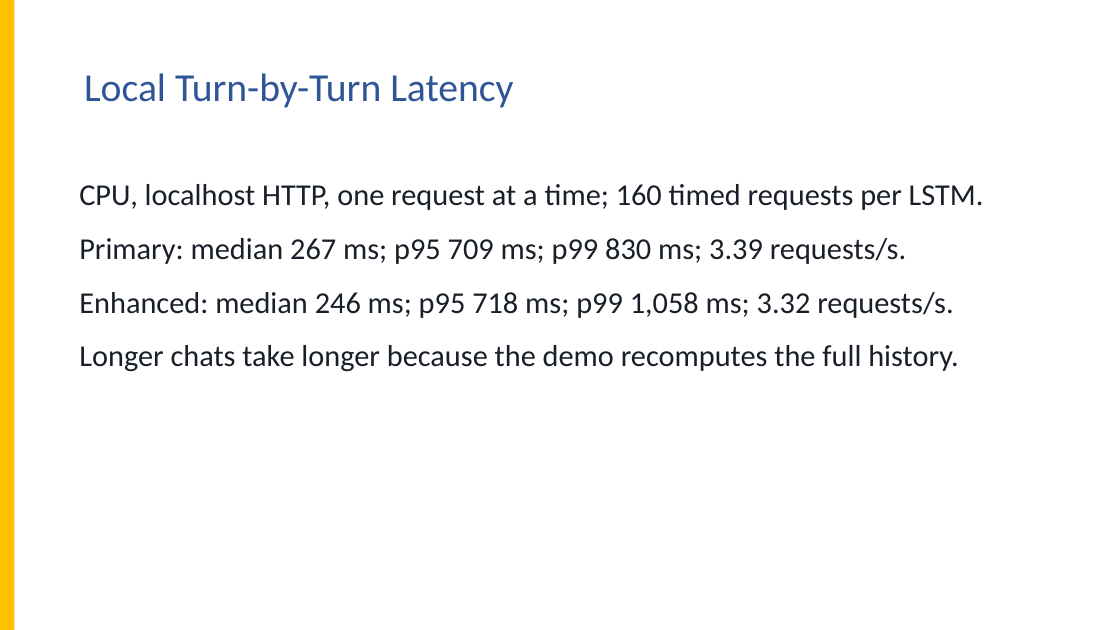
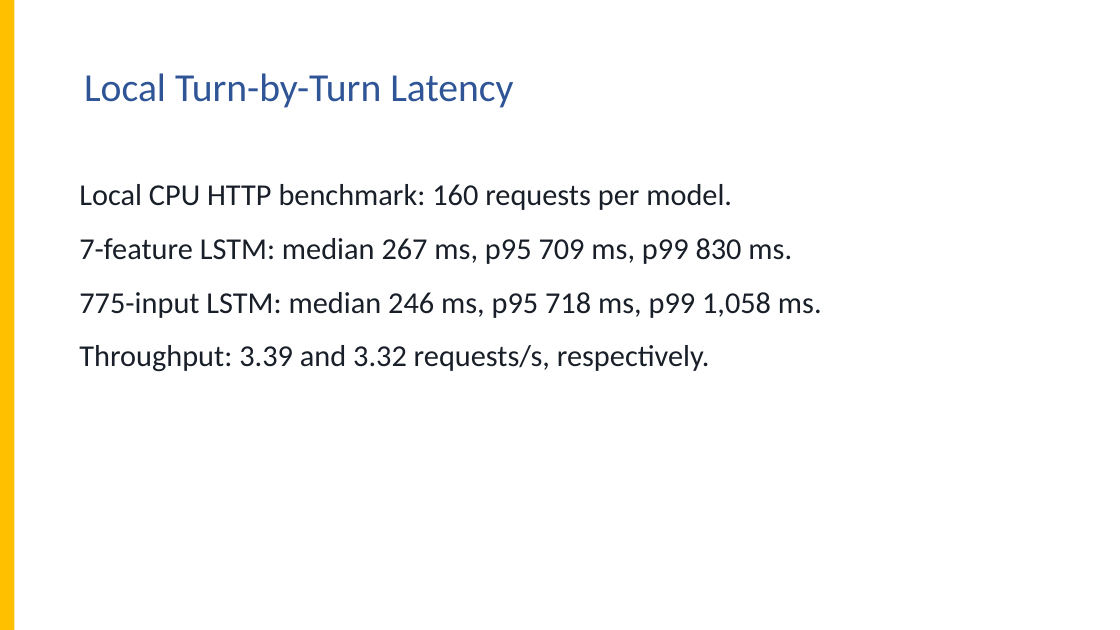
Before and after one commit to apcjomaala1/THESIS, a slide deck: slide 32 of WASD - Thesis 2 - F2 and latency revised.pptx. Drawn at 1120x630 pixels with LibreOffice and Linux fonts; fonts in the diff are those of the drawing; background and template pictures are left out. Boxes give left, top, right and bottom in pixels: in the first picture for what was removed or moved away, otherwise in the second. Text is boxed around its words. In the diff, an @@ line names an element or a change of style, - is before the commit and + after.

Commit message:
Describe both LSTM variants by inputs and remove preferred-model emphasis

```diff
--- a/WASD - Thesis 2 - F2 and latency revised.pptx
+++ b/WASD - Thesis 2 - F2 and latency revised.pptx
@@ text at box(79, 184, 822, 372): text changed @@
-CPU, localhost HTTP, one request at a time; 160 timed requests per LSTM.
-Primary: median 267 ms; p95 709 ms; p99 830 ms; 3.39 requests/s.
-Enhanced: median 246 ms; p95 718 ms; p99 1,058 ms; 3.32 requests/s.
-Longer chats take longer because the demo recomputes the full history.
+Local CPU HTTP benchmark: 160 requests per model.
+7-feature LSTM: median 267 ms, p95 709 ms, p99 830 ms.
+775-input LSTM: median 246 ms, p95 718 ms, p99 1,058 ms.
+Throughput: 3.39 and 3.32 requests/s, respectively.
```
Also in this commit, not shown: 17 other slides changed, 1 slide added, 1 slide removed, 20 other files.
